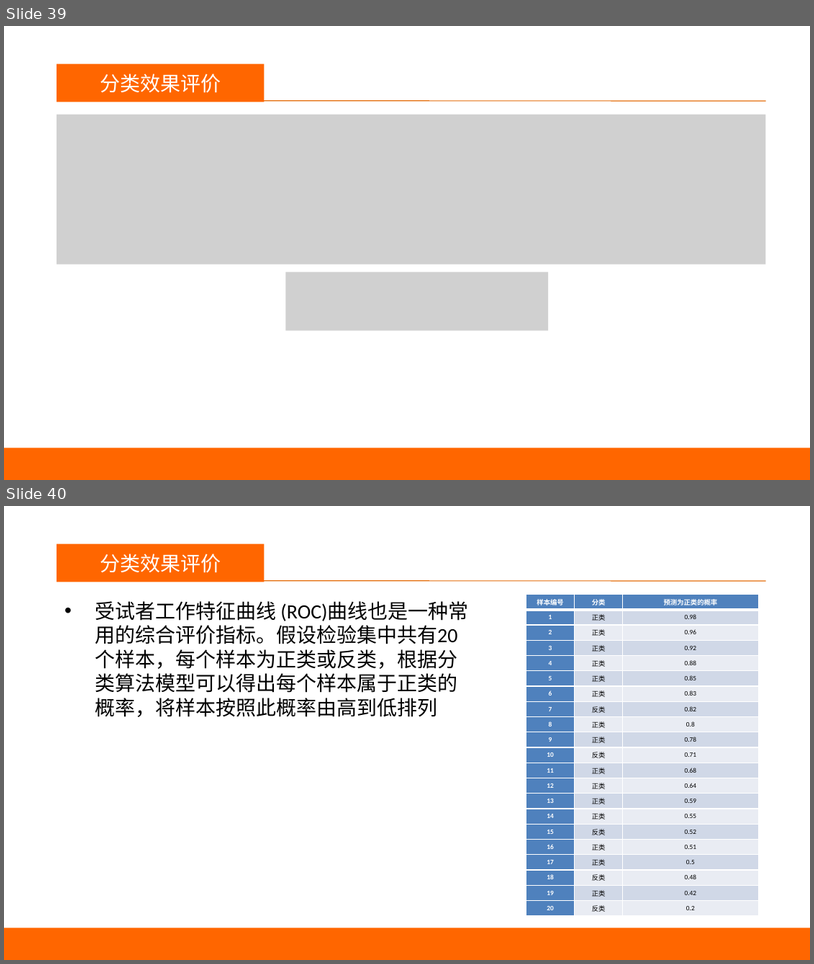
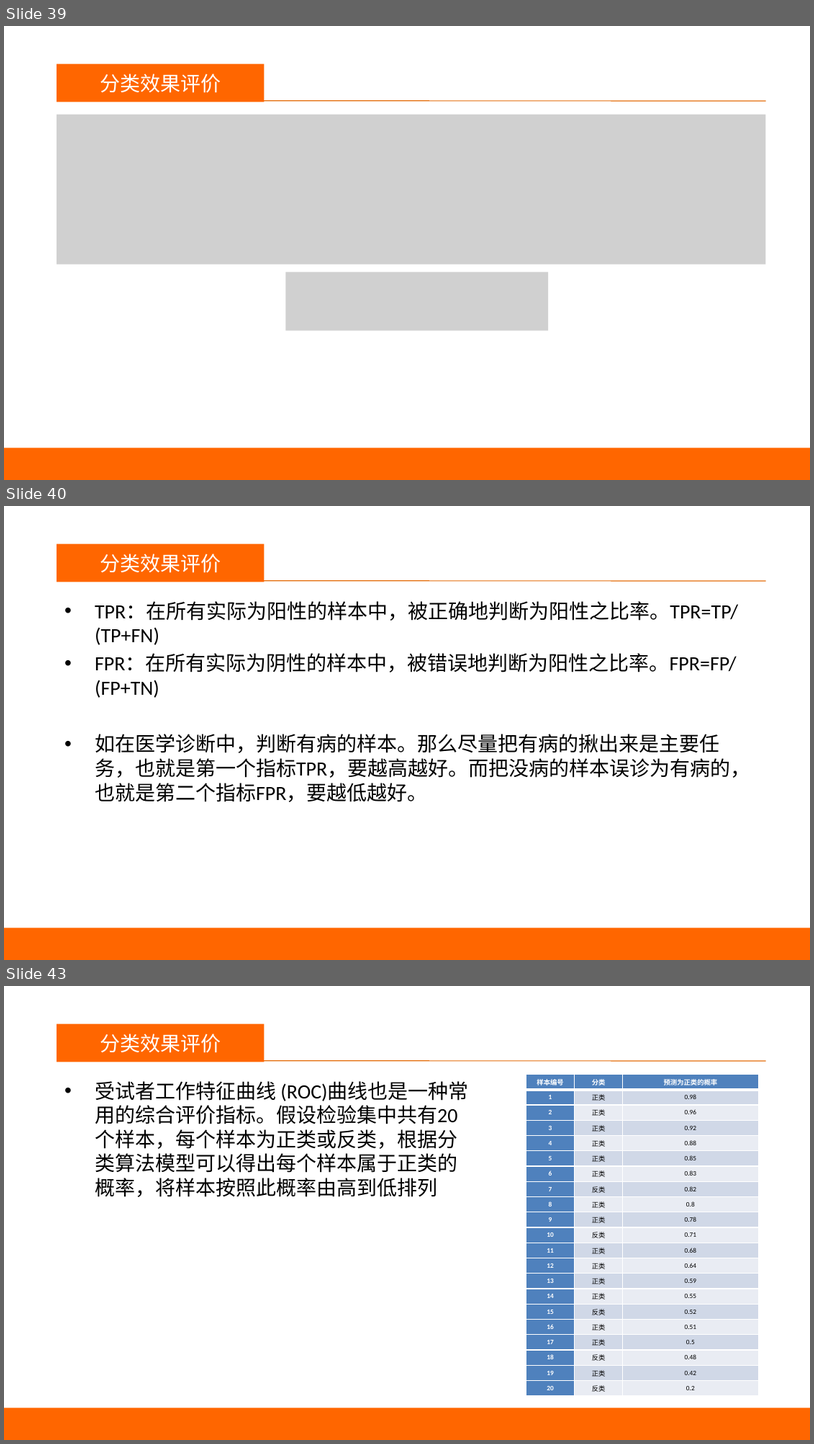
Before and after one commit to happyfaye/AIforJmuNet, a slide deck: 教学资料/机器学习/机器学习-决策树.pptx. Shown one above the other, each under a label of ours: slides 39 and 40 before the commit, slides 39, 40 and 43 after it; the slides between them are not shown. The pictures are 814x964 and 814x1444 pixels, drawn with LibreOffice and Linux fonts; fonts in the diff are those of the drawing; grey boxes stand for pictures. Boxes give left, top, right and bottom in pixels: in the first picture for what was removed or moved away, otherwise in the second. Text is boxed around its words. In the diff, an @@ line names an element or a change of style, - is before the commit and + after.

```diff
--- a/教学资料/机器学习/机器学习-决策树.pptx
+++ b/教学资料/机器学习/机器学习-决策树.pptx
@@ slide 40 added at bbox=[4, 506, 810, 960], background #FFFFFF @@
@@ rectangle added at bbox=[57, 544, 265, 582], fill #FF6600, 18 pt, text #FFFFFF @@
+分类效果评价
@@ text added at bbox=[65, 554, 119, 572], 24 pt, text #FFFFFF @@
+议程
@@ line added from (70, 581) to (766, 581), #E46C0A 0.75 pt @@
@@ text added at bbox=[95, 601, 751, 802], 18 pt, text #000000 @@
+• TPR：在所有实际为阳性的样本中，被正确地判断为阳性之比率。TPR=TP/(TP+FN)
+• FPR：在所有实际为阴性的样本中，被错误地判断为阳性之比率。FPR=FP/(FP+TN)
+• 如在医学诊断中，判断有病的样本。那么尽量把有病的揪出来是主要任务，也就是第一个指标TPR，要越高越好。而把没病的样本误诊为有病的，也就是第二个指标FPR，要越低越好。
@@ rectangle added at bbox=[4, 928, 810, 960], fill #FF6600 @@
@@ what was slide 40 is now slide 43 @@
```
Also in this commit, not shown: 3 slides changed, 4 other slides added, 39 other files.
